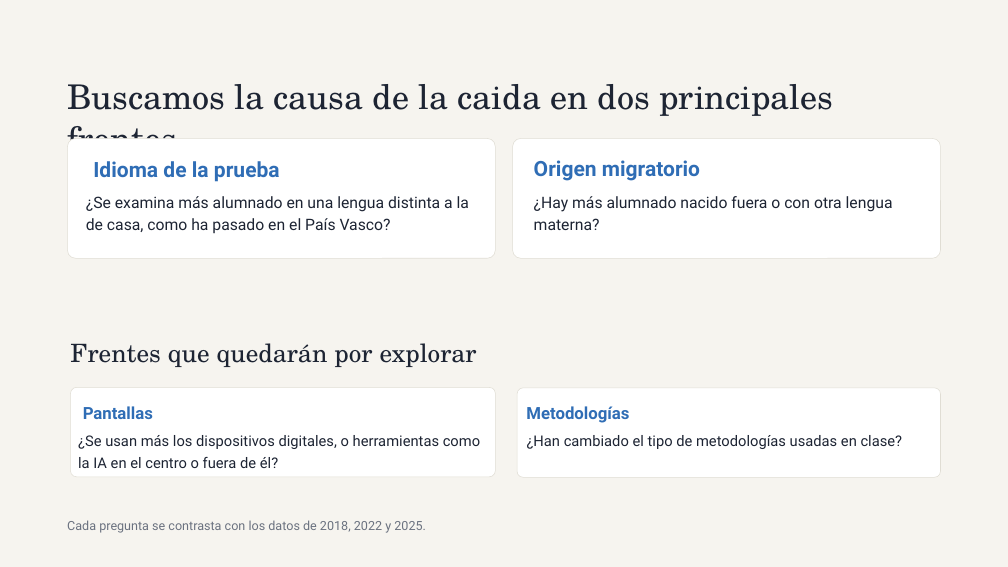
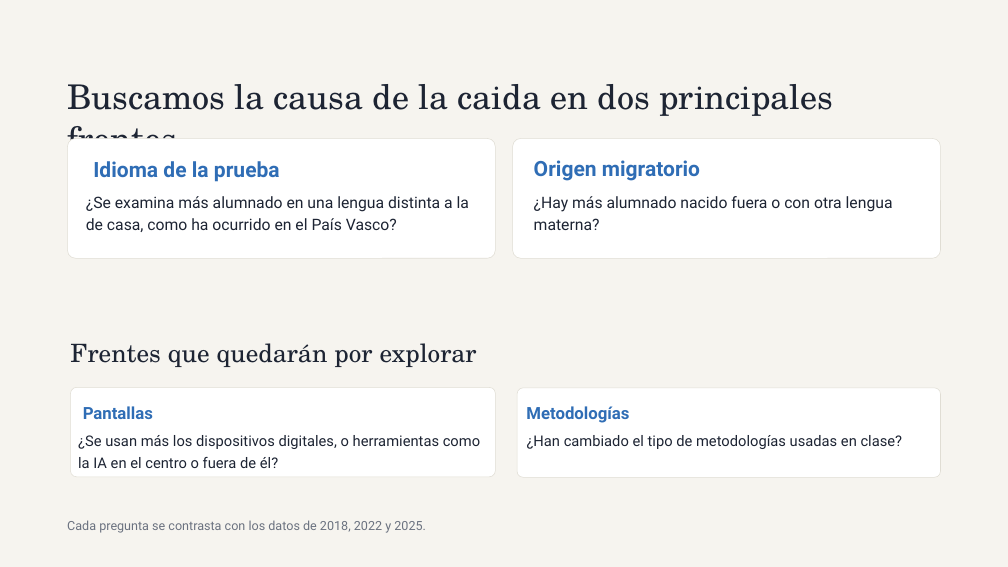
Before and after one commit to PaulitaLull/EDA_PAULA_LULL, a slide deck: slide 4 of ppt.pptx. Drawn at 1008x567 pixels with LibreOffice and Linux fonts; fonts in the diff are those of the drawing. Boxes give left, top, right and bottom in pixels: in the first picture for what was removed or moved away, otherwise in the second. Text is boxed around its words. In the diff, an @@ line names an element or a change of style, - is before the commit and + after.

```diff
--- a/ppt.pptx
+++ b/ppt.pptx
@@ text at [86,196,469,232]: text changed @@
-¿Se examina más alumnado en una lengua distinta a la de casa, como ha pasado en el País Vasco?
+¿Se examina más alumnado en una lengua distinta a la de casa, como ha ocurrido en el País Vasco?
```
Also in this commit, not shown: 10 other slides changed, 9 other files.
